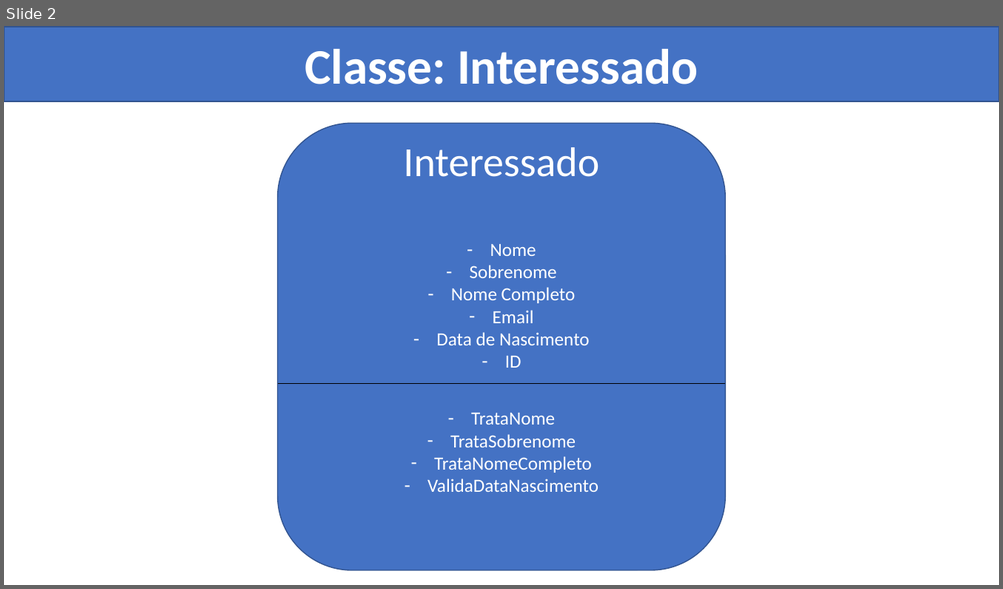
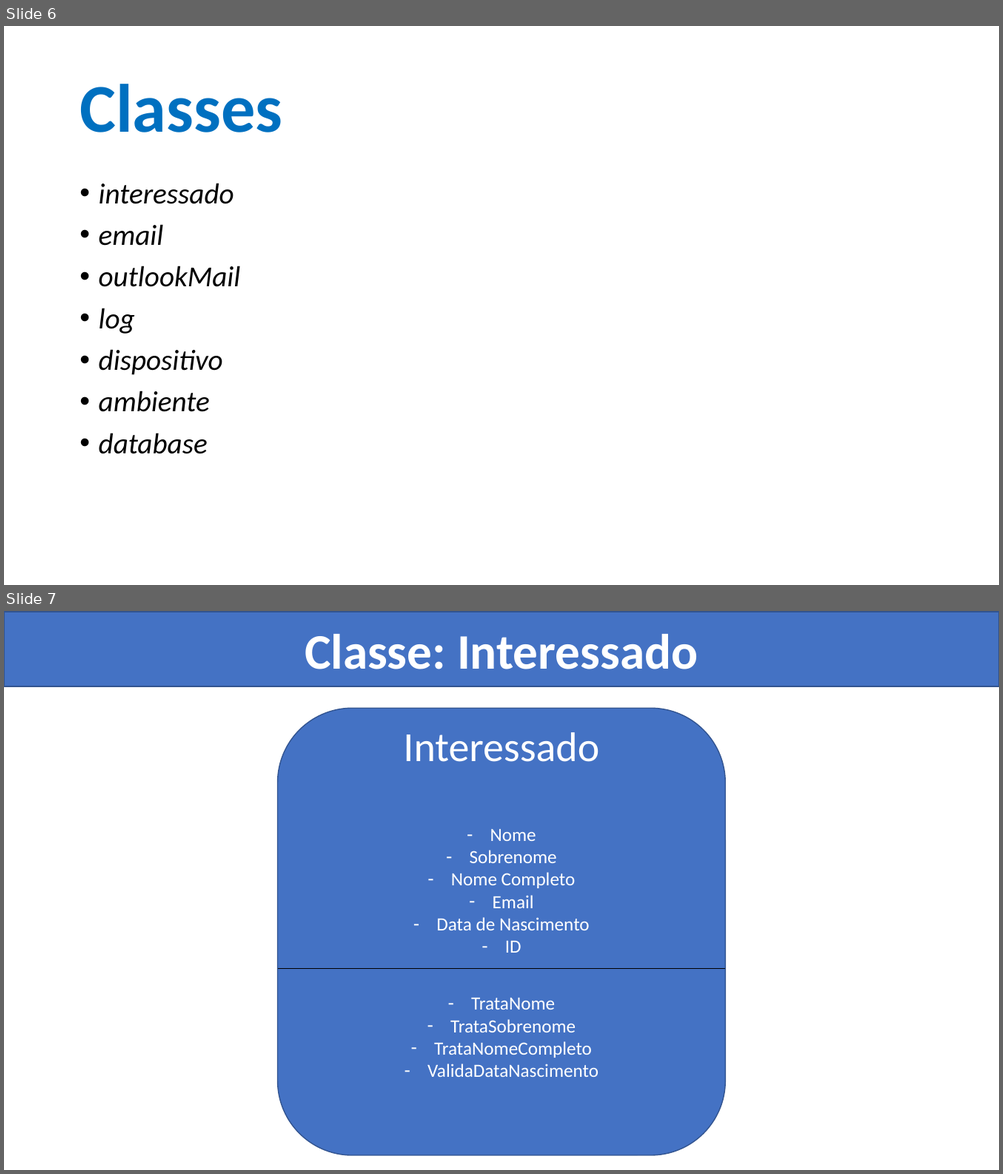
Before and after one commit to brjoaogabriel/disparador_email, a slide deck: project/Disparador de e-mails.pptx. Shown one above the other, each under a label of ours: slide 2 before the commit, slides 6 and 7 after it. The pictures are 1003x589 and 1003x1174 pixels, drawn with LibreOffice and Linux fonts; fonts in the diff are those of the drawing. Boxes give left, top, right and bottom in pixels: in the first picture for what was removed or moved away, otherwise in the second. Text is boxed around its words. In the diff, an @@ line names an element or a change of style, - is before the commit and + after.

```diff
--- a/project/Disparador de e-mails.pptx
+++ b/project/Disparador de e-mails.pptx
@@ slide 6 added at (4, 26, 999, 585), background #FFFFFF @@
@@ title added at (79, 84, 282, 133), 66 pt, text #0070C0, bold @@
+Classes
@@ text added at (99, 183, 241, 454), 28 pt, text #000000, italic @@
+• interessado
+• email
+• outlookMail
+• log
+• dispositivo
+• ambiente
+• database
@@ what was slide 2 is now slide 7 @@
```
Also in this commit, not shown: 2 slides changed, 4 other slides added.
